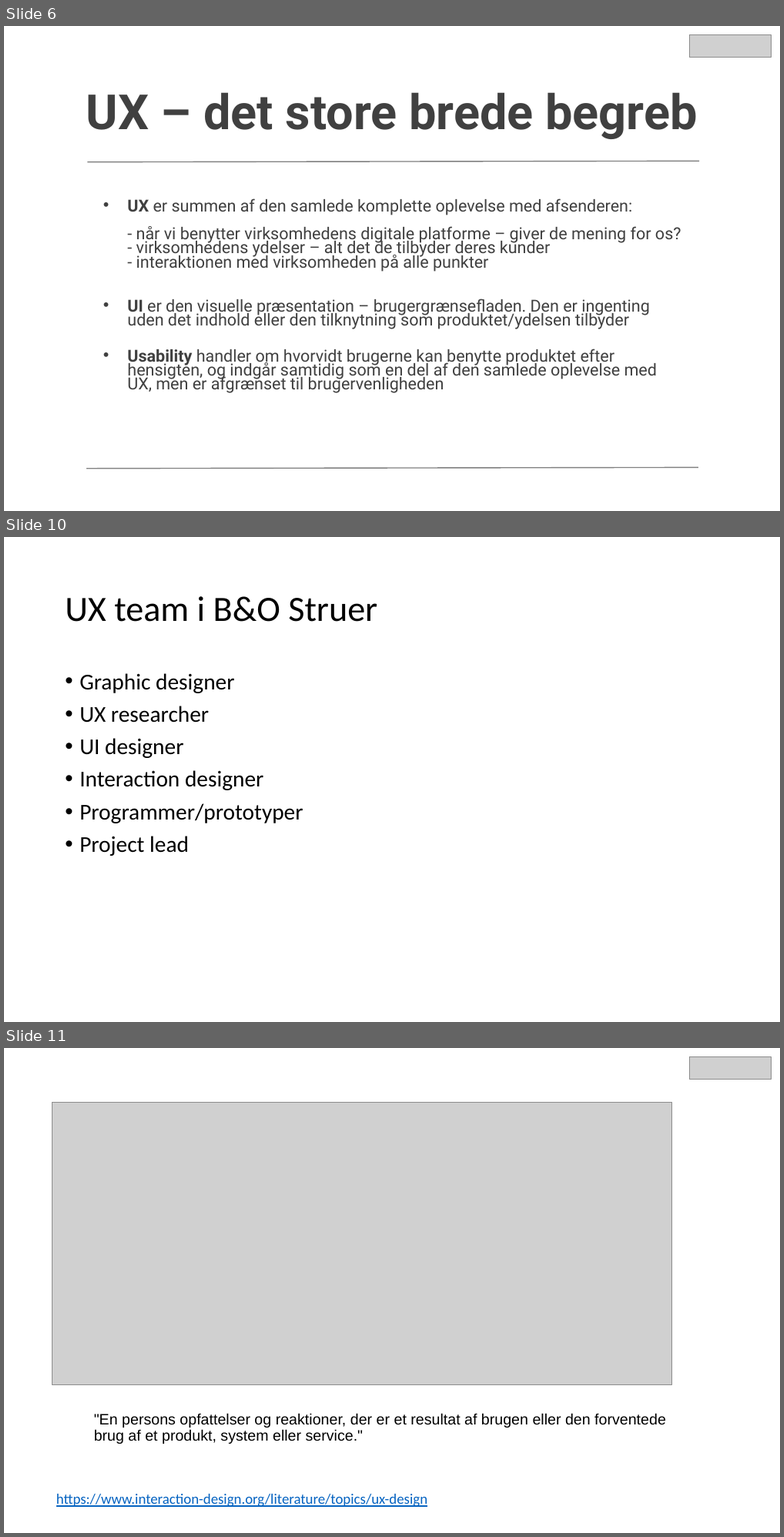
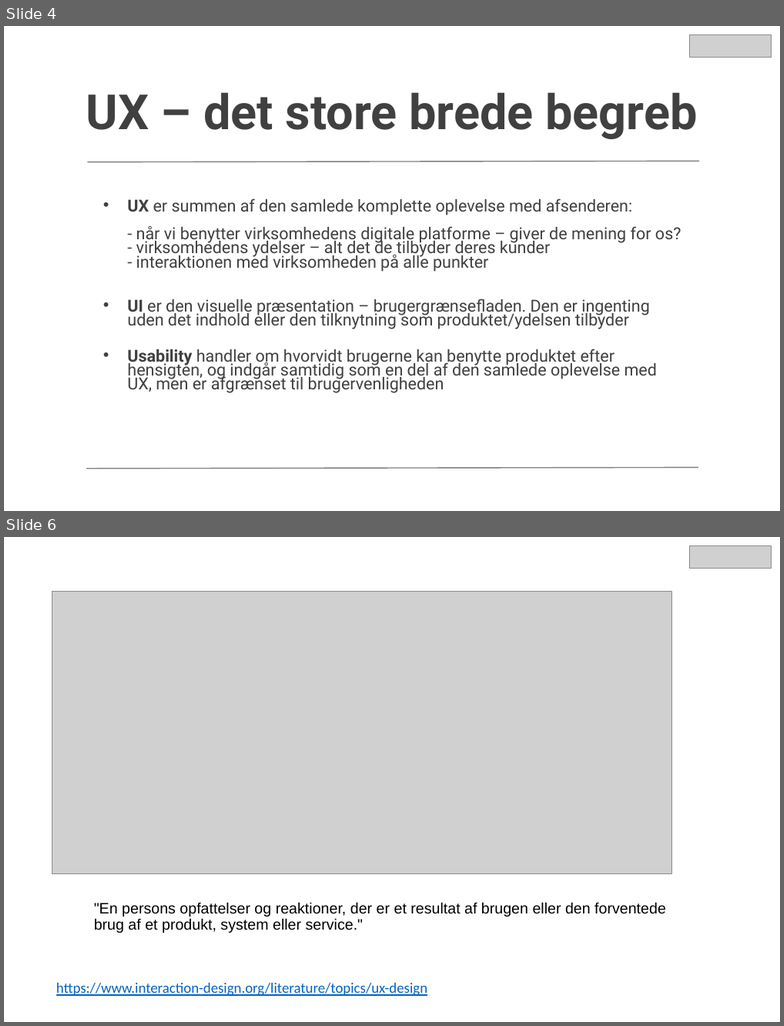
Before and after one commit to xiaoleibi/DMU26, a slide deck: UX valgfag2026.pptx. Shown one above the other, each under a label of ours: slides 6, 10 and 11 before the commit, slides 4 and 6 after it; the slides between them are not shown. The pictures are 784x1537 and 784x1026 pixels, drawn with LibreOffice and Linux fonts; fonts in the diff are those of the drawing; grey boxes stand for pictures. Boxes give left, top, right and bottom in pixels: in the first picture for what was removed or moved away, otherwise in the second. Text is boxed around its words. In the diff, an @@ line names an element or a change of style, - is before the commit and + after.

```diff
--- a/UX valgfag2026.pptx
+++ b/UX valgfag2026.pptx
@@ slide 10 removed at box(4, 537, 780, 1022), background #FFFFFF @@
@@ title removed at box(65, 596, 377, 622) @@
-UX team i B&O Struer
@@ text removed at box(79, 673, 303, 856) @@
-• Graphic designer
-• UX researcher
-• UI designer
-• Interaction designer
-• Programmer/prototyper
-• Project lead
@@ what was slide 6 is now slide 4 @@
@@ what was slide 11 is now slide 6 @@
```
Also in this commit, not shown: 4 slides changed, 1 slide added, 12 other slides removed.
